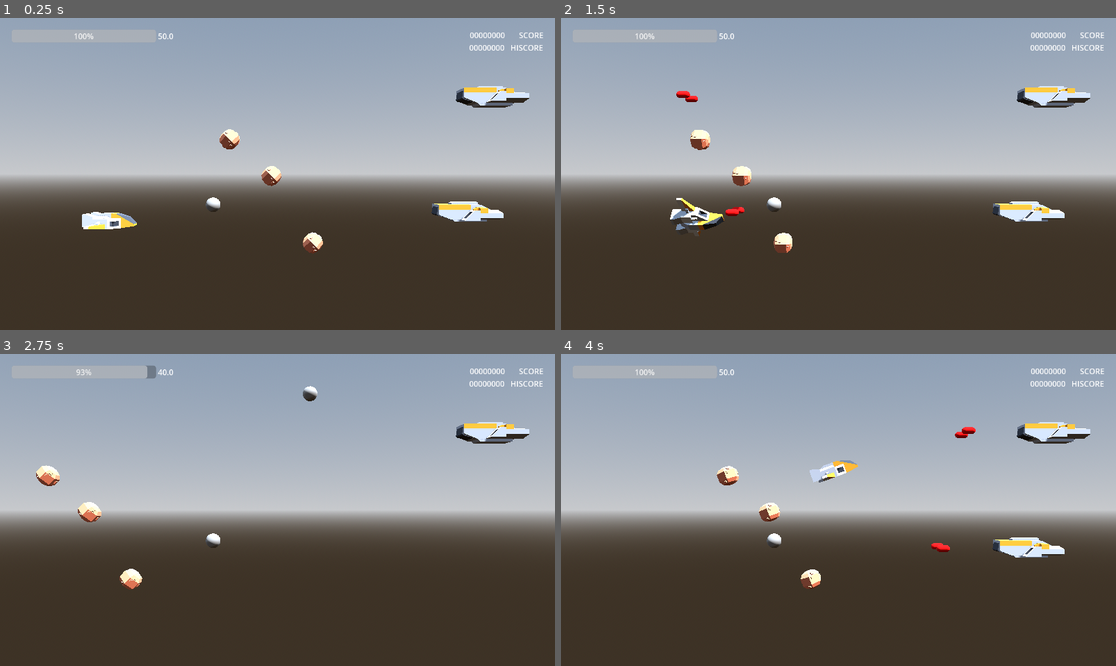
Above: before the commit, frames 1-4 (two rows, left to right).
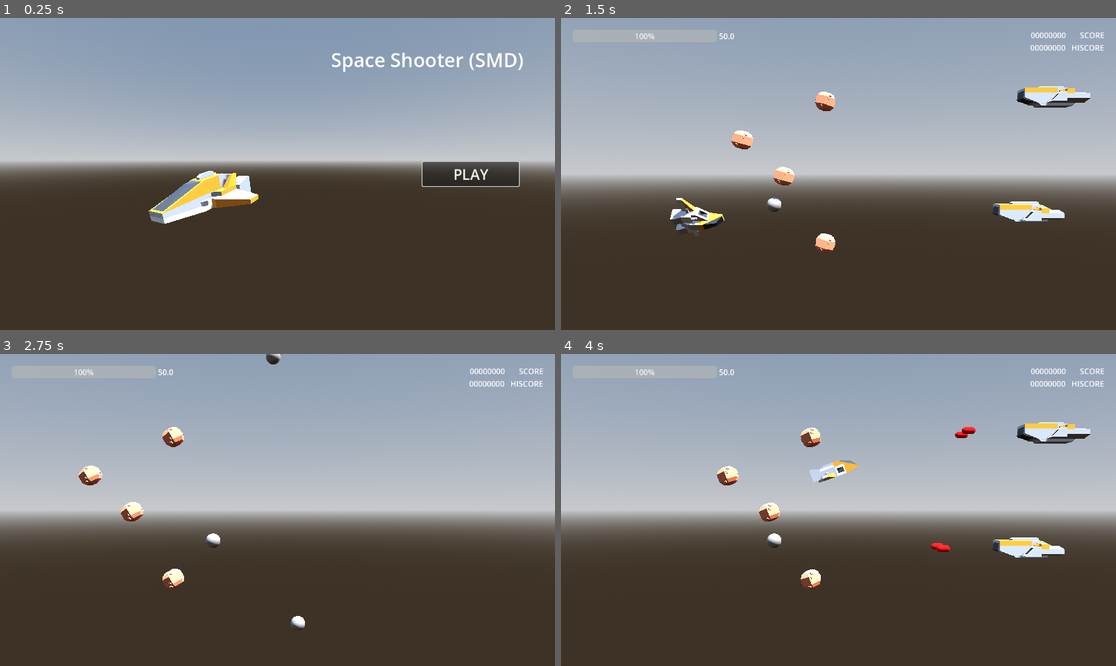
Above: after the commit, the same moments.

Repository: thomz2/smd-space-shooter
Game: Godot game, scene res://scenes/screens/main_menu.tscn
Same seed, same stepped clock (60 frames per second), same inputs: the game is played once before the commit and once after it. Before the commit the project starts from res://scenes/map/test_map.tscn.
Inputs (mouse positions are in pixels of both pictures, inside the frame that each line leads up to):
- Up to frame 1 (0.25 s): no input
- Up to frame 2 (1.5 s): click (1032, 174) at 0.5 s, where only the run after the commit has a clickable "PLAY"; tap Enter at 1.25 s; hold Right (ui_right) from 1.28 s (still down); tap X (dodge) at 1.35 s
- Up to frame 3 (2.75 s): release Right (ui_right) at 2.03 s; hold Down (ui_down) from 2.03 s (still down); tap Z (shoot) at 2.1 s
- Up to frame 4 (4 s): release Down (ui_down) at 2.78 s; hold Right (ui_right) 2.78-3.53 s; tap R at 2.85 s; hold Up (ui_up) from 3.53 s (still down); tap X (dodge) at 3.6 s

The runs differ from the first frame. In frame 1, 18% of the frame differs, in the area x 0-100%, y 3-76%; in frame 2, 1.5%; in frame 3, 2.5%; in frame 4, 0.2%.

Commit message:
title and game over screens

Diff:
--- a/project.godot
+++ b/project.godot
@@ -11,7 +11,7 @@
 [application]
 
 config/name="smd-space-shooter"
-run/main_scene="res://scenes/map/test_map.tscn"
+run/main_scene="res://scenes/screens/main_menu.tscn"
 config/features=PackedStringArray("4.3", "GL Compatibility")
 config/icon="res://icon.svg"
 
@@ -25,6 +25,14 @@
 
 [input]
 
+ui_accept={
+"deadzone": 0.5,
+"events": [Object(InputEventKey,"resource_local_to_scene":false,"resource_name":"","device":0,"window_id":0,"alt_pressed":false,"shift_pressed":false,"ctrl_pressed":false,"meta_pressed":false,"pressed":false,"keycode":4194309,"physical_keycode":0,"key_label":0,"unicode":0,"location":0,"echo":false,"script":null)
+, Object(InputEventKey,"resource_local_to_scene":false,"resource_name":"","device":0,"window_id":0,"alt_pressed":false,"shift_pressed":false,"ctrl_pressed":false,"meta_pressed":false,"pressed":false,"keycode":4194310,"physical_keycode":0,"key_label":0,"unicode":0,"location":0,"echo":false,"script":null)
+, Object(InputEventKey,"resource_local_to_scene":false,"resource_name":"","device":0,"window_id":0,"alt_pressed":false,"shift_pressed":false,"ctrl_pressed":false,"meta_pressed":false,"pressed":false,"keycode":32,"physical_keycode":0,"key_label":0,"unicode":32,"location":0,"echo":false,"script":null)
+, Object(InputEventKey,"resource_local_to_scene":false,"resource_name":"","device":-1,"window_id":0,"alt_pressed":false,"shift_pressed":false,"ctrl_pressed":false,"meta_pressed":false,"pressed":false,"keycode":0,"physical_keycode":90,"key_label":0,"unicode":122,"location":0,"echo":false,"script":null)
+]
+}
 shoot={
 "deadzone": 0.5,
 "events": [Object(InputEventKey,"resource_local_to_scene":false,"resource_name":"","device":-1,"window_id":0,"alt_press …(192 unchanged characters)…
--- a/scenes/map/test_map.tscn
+++ b/scenes/map/test_map.tscn
@@ -50,7 +50,7 @@
 transform = Transform3D(1, 0, 0, 0, 1, 0, 0, 0, 1, 0.0325872, -1.57253, -6.34888)
 
 [node name="Asteroid4" parent="Enemies" instance=ExtResource("2_meryx")]
-transform = Transform3D(1, 0, 0, 0, 1, 0, 0, 0, 1, 0.0325872, -1.57253, -6.34888)
+transform = Transform3D(1, 0, 0, 0, 1, 0, 0, 0, 1, 0.0325872, 4.26846, -6.34888)
 
 [node name="EnemyShip" parent="Enemies" instance=ExtResource("3_3o3x5")]
 transform = Transform3D(-1, 0, -8.74228e-08, 0, 1, 0, 8.74228e-08, 0, -1, -0.0413089, 4.46917, -12.8832)
--- a/scenes/player/player.gd
+++ b/scenes/player/player.gd
@@ -1,3 +1,4 @@
+@icon("res://scenes/player/player_icon.png")
 class_name Player
 extends CombatCharacter3D
 
@@ -22,7 +23,10 @@
 
 ## What bullet to spawn when shoot button is pressed.
 @export var packed_bullet : PackedScene
-#TODO: move this to separate PlayerShooter node
+# TODO: move this to separate PlayerShooter node
+
+## The game over popup.
+var packed_game_over : PackedScene = preload("res://scenes/screens/game_over_popup.tscn")
 
 @export var fire_rate = 0.05
 var can_shoot : bool = true
@@ -114,5 +118,5 @@
 
 	# restart scene
 	# TODO: replace with death screen.
-	await get_tree().create_timer(1.5, true, false, true).timeout
-	get_tree().reload_current_scene()
+	await get_tree().create_timer(0.5, true, false, true).timeout
+	get_tree().current_scene.add_child(packed_game_over.instantiate())
--- /dev/null
+++ b/scenes/screens/game_over_popup.gd
@@ -0,0 +1,14 @@
+extends Control
+
+
+func _ready() -> void:
+	$VBoxContainer/BtnReset.pressed.connect(_on_btn_reset_pressed)
+	$VBoxContainer/BtnTitle.pressed.connect(_on_btn_title_pressed)
+
+
+func _on_btn_reset_pressed() -> void:
+	GameManager.reset_level()
+
+
+func _on_btn_title_pressed() -> void:
+	get_tree().change_scene_to_file("res://scenes/screens/main_menu.tscn")
--- /dev/null
+++ b/scenes/screens/game_over_popup.tscn
@@ -0,0 +1,111 @@
+[gd_scene load_steps=5 format=3 uid="uid://prlavkdvjogk"]
+
+[ext_resource type="Script" path="res://scenes/screens/game_over_popup.gd" id="1_vfkol"]
+
+[sub_resource type="Animation" id="Animation_x5wb5"]
+resource_name = "start"
+tracks/0/type = "value"
+tracks/0/imported = false
+tracks/0/enabled = true
+tracks/0/path = NodePath(".:position")
+tracks/0/interp = 1
+tracks/0/loop_wrap = true
+tracks/0/keys = {
+"times": PackedFloat32Array(0, 0.5),
+"transitions": PackedFloat32Array(0.5, 1),
+"update": 0,
+"values": [Vector2(0, 1080), Vector2(0, 0)]
+}
+tracks/1/type = "method"
+tracks/1/imported = false
+tracks/1/enabled = true
+tracks/1/path = NodePath("VBoxContainer/BtnReset")
+tracks/1/interp = 1
+tracks/1/loop_wrap = true
+tracks/1/keys = {
+"times": PackedFloat32Array(0.566667),
+"transitions": PackedFloat32Array(1),
+"values": [{
+"args": [],
+"method": &"grab_focus"
+}]
+}
+
+[sub_resource type="Animation" id="Animation_xiwgn"]
+length = 0.001
+tracks/0/type = "value"
+tracks/0/imported = false
+tracks/0/enabled = true
+tracks/0/path = NodePath(".:position")
+tracks/0/interp = 1
+tracks/0/loop_wrap = true
+tracks/0/keys = {
+"times": PackedFloat32Array(0),
+"transitions": PackedFloat32Array(1),
+"update": 0,
+"values": [Vector2(0, 0)]
+}
+
+[sub_resource type="AnimationLibrary" id="AnimationLibrary_y1kv4"]
+_data = {
+"RESET": SubResource("Animation_xiwgn"),
+"start": SubResource("Animation_x5wb5")
+}
+
+[node name="GameOverPopup" type="Control"]
+layout_mode = 3
+anchors_preset = 15
+anchor_right = 1.0
+anchor_bottom = 1.0
+offset_top = 1080.0
+offset_bottom = 1080.0
+grow_horizontal = 2
+grow_vertical = 2
+script = ExtResource("1_vfkol")
+
+[node name="VBoxContainer" type="VBoxContainer" parent="."]
+layout_mode = 1
+anchors_preset = 8
+anchor_left = 0.5
+anchor_top = 0.5
+anchor_right = 0.5
+anchor_bottom = 0.5
+offset_left = -103.0
+offset_top = 146.0
+offset_right = 103.0
+offset_bottom = 250.0
+grow_horizontal = 2
+grow_vertical = 2
+
+[node name="BtnReset" type="Button" parent="VBoxContainer"]
+layout_mode = 2
+theme_override_font_sizes/font_size = 30
+text = "Restart Game"
+
+[node name="BtnTitle" type="Button" parent="VBoxContainer"]
+layout_mode = 2
+theme_override_font_sizes/font_size = 30
+text = "Back to Title"
+
+[node name="Label" type="Label" parent="."]
+layout_mode = 1
+anchors_preset = 8
+anchor_left = 0.5
+anchor_top = 0.5
+anchor_right = 0.5
+anchor_bottom = 0.5
+offset_left = -108.5
+offset_top = -145.0
+offset_right = 108.5
+offset_bottom = -90.0
+grow_horizontal = 2
+grow_vertical = 2
+theme_override_font_sizes/font_size = 40
+text = "Game Over"
+horizontal_alignment = 1
+
+[node name="AnimationPlayer" type="AnimationPlayer" parent="."]
+libraries = {
+"": SubResource("AnimationLibrary_y1kv4")
+}
+autoplay = "start"
--- /dev/null
+++ b/scenes/screens/main_menu.gd
@@ -0,0 +1,27 @@
+extends Node3D
+
+
+
+@onready var ship_model = $Ship/ShipModel
+@onready var ship_root = $Ship
+
+
+func _ready() -> void:
+	$BtnPlay.pressed.connect(_on_btn_play_pressed)
+
+	# this makes the button focused / selected. Z or Enter or Space should press it.
+	$BtnPlay.grab_focus()
+
+
+func _process(delta: float) -> void:
+	var hor_input : float = Input.get_axis("ui_left", "ui_right")
+	var ver_input : float = Input.get_axis("ui_down", "ui_up")
+	ship_root.position.x = lerp(ship_root.position.x, hor_input*2.0, delta)
+	ship_root.position.y = lerp(ship_root.position.y, ver_input*2.0, delta)
+	ship_model.position.y = 0 + 0.3*sin( float(Time.get_ticks_msec()) / 1000.0 )
+	ship_model.rotation.x = 0 + 0.2*cos(3 + float(Time.get_ticks_msec()) / 1000.0 )
+
+
+func _on_btn_play_pressed() -> void:
+	## Change to game scene; TODO swap this for something else later.
+	get_tree().change_scene_to_file("res://scenes/map/test_map.tscn")
--- /dev/null
+++ b/scenes/screens/main_menu.tscn
@@ -0,0 +1,66 @@
+[gd_scene load_steps=6 format=3 uid="uid://m2rahrkm0b67"]
+
+[ext_resource type="Script" path="res://scenes/screens/main_menu.gd" id="1_es5ga"]
+[ext_resource type="ArrayMesh" uid="uid://dkd8hw6c0wt0n" path="res://assets/kenney_spaceships/craft_speederA.obj" id="1_ix8oe"]
+
+[sub_resource type="ProceduralSkyMaterial" id="ProceduralSkyMaterial_wy0l7"]
+sky_horizon_color = Color(0.64625, 0.65575, 0.67075, 1)
+ground_horizon_color = Color(0.64625, 0.65575, 0.67075, 1)
+
+[sub_resource type="Sky" id="Sky_ry67e"]
+sky_material = SubResource("ProceduralSkyMaterial_wy0l7")
+
+[sub_resource type="Environment" id="Environment_h3ijg"]
+background_mode = 2
+sky = SubResource("Sky_ry67e")
+tonemap_mode = 2
+
+[node name="MainMenu" type="Node3D"]
+transform = Transform3D(1, 0.000381121, -2.96111e-05, -0.000381114, 1, 0.000210377, 2.97115e-05, -0.000210363, 1, 0, 0, 0)
+script = ExtResource("1_es5ga")
+
+[node name="WorldEnvironment" type="WorldEnvironment" parent="."]
+environment = SubResource("Environment_h3ijg")
+
+[node name="DirectionalLight3D" type="DirectionalLight3D" parent="."]
+transform = Transform3D(-0.866023, -0.433016, 0.250001, 0, 0.499998, 0.866027, -0.500003, 0.749999, -0.43301, 0, 0, 0)
+shadow_enabled = true
+
+[node name="Ship" type="Node3D" parent="."]
+transform = Transform3D(1, -4.68217e-11, 3.63798e-12, 7.04681e-12, 1, 0, 0, 0, 1, -1.83244, -0.000698378, 5.42975e-05)
+
+[node name="ShipModel" type="MeshInstance3D" parent="Ship"]
+transform = Transform3D(1, 0, 0, 0, 1, 0, 0, 0, 1, 0, 0, 0)
+mesh = ExtResource("1_ix8oe")
+skeleton = NodePath("../..")
+
+[node name="Camera3D" type="Camera3D" parent="."]
+transform = Transform3D(0.875468, -0.0332327, 0.482132, 0.000435323, 0.997687, 0.0679787, -0.483276, -0.0593032, 0.873457, 2.12752, 1.05916, 3.13386)
+
+[node name="LblTitle" type="Label" parent="."]
+anchors_preset = 1
+anchor_left = 1.0
+anchor_right = 1.0
+offset_left = -465.0
+offset_top = 59.0
+offset_right = -65.0
+offset_bottom = 114.0
+grow_horizontal = 0
+theme_override_font_sizes/font_size = 40
+text = "Space Shooter (SMD)"
+
+[node name="BtnPlay" type="Button" parent="."]
+custom_minimum_size = Vector2(200, 0)
+anchors_preset = 6
+anchor_left = 1.0
+anchor_top = 0.5
+anchor_right = 1.0
+anchor_bottom = 0.5
+offset_left = -275.0
+offset_top = -25.0
+offset_right = -75.0
+offset_bottom = 25.0
+grow_horizontal = 0
+grow_vertical = 2
+theme_override_font_sizes/font_size = 30
+text = "PLAY"
Binary file added: scenes/player/player_icon.png
Not shown, added: scenes/player/player_icon.png.import
Not shown, added: scenes/screens/gamEDD7.tmp
